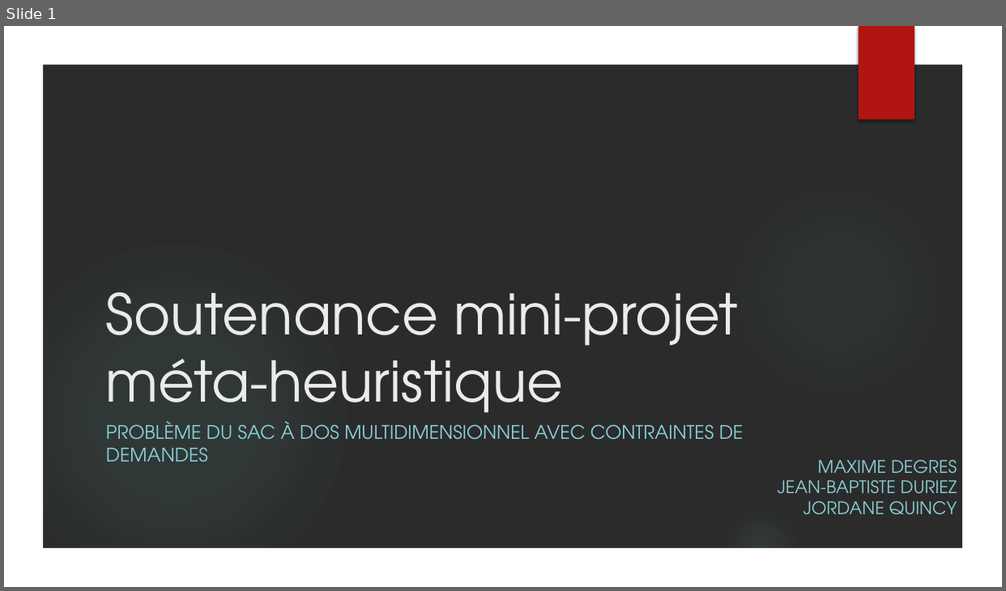
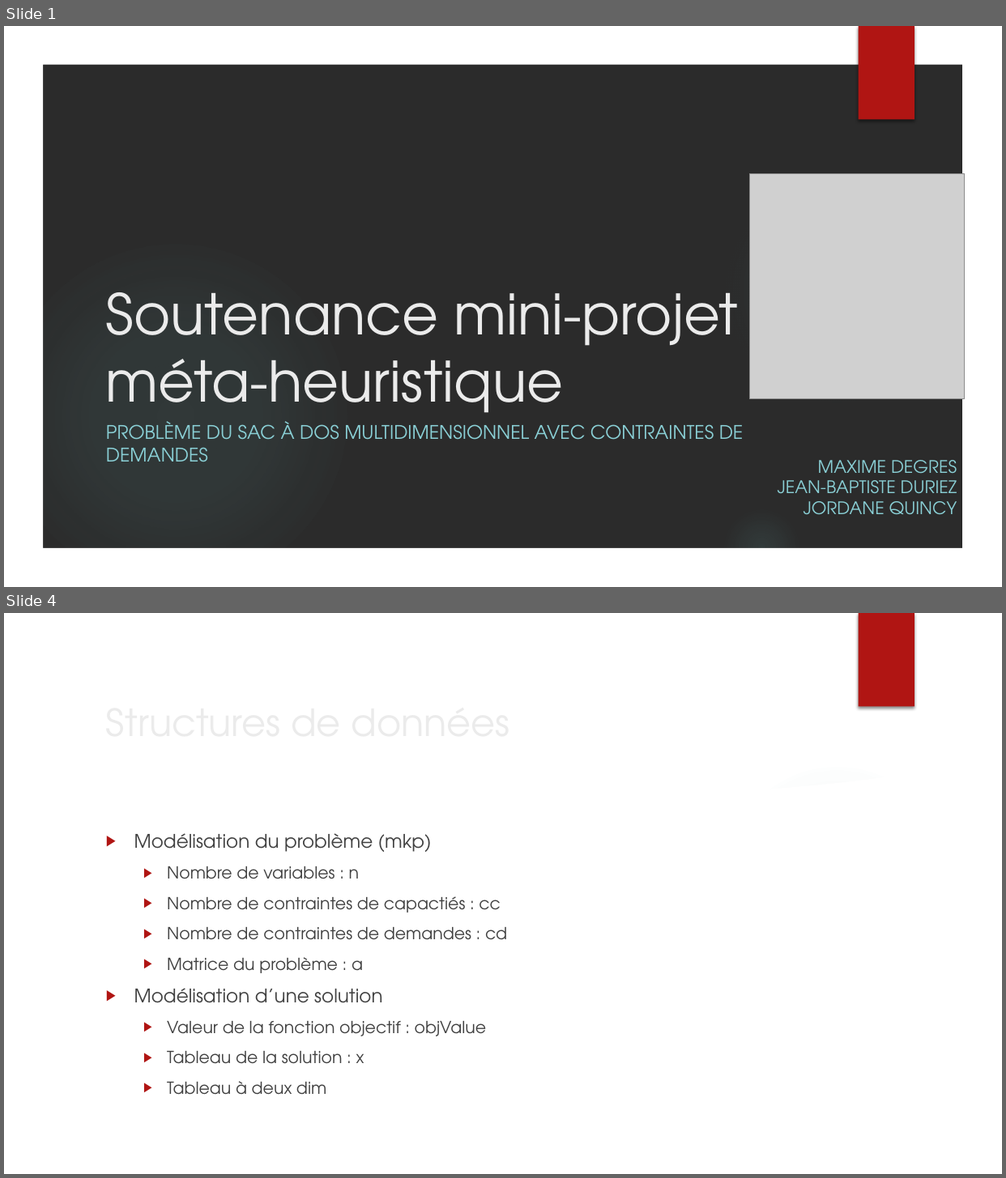
Before and after one commit to jordane-quincy/M2_MetaHeuristique, a slide deck: TP/Soutenance.pptx. Shown one above the other, each under a label of ours: slide 1 before the commit, slides 1 and 4 after it; the slides between them are not shown. The pictures are 1006x591 and 1006x1178 pixels, drawn with LibreOffice and Linux fonts; fonts in the diff are those of the drawing; grey boxes stand for pictures; background and template pictures are left out; a plain dark background stands for a picture behind light text. Boxes give left, top, right and bottom in pixels: in the first picture for what was removed or moved away, otherwise in the second. Text is boxed around its words. In the diff, an @@ line names an element or a change of style, - is before the commit and + after.

```diff
--- a/TP/Soutenance.pptx
+++ b/TP/Soutenance.pptx
@@ slide 4 added at (4, 613, 1002, 1174), background picture (left out); not listed: 5 template elements that a slide beside it also shows @@
@@ title added at (98, 692, 820, 750), 36 pt, text #EBEBEB @@
+Structures de données
@@ freeform shape added at (698, 738, 971, 820), fill #FFFFFF at 20% opacity @@
@@ freeform shape added at (41, 766, 965, 1137), fill #FFFFFF @@
@@ text added at (134, 833, 507, 1095), 16 pt, text #404040 @@
+▶ Modélisation du problème (mkp)
+  ▶ Nombre de variables : n
+  ▶ Nombre de contraintes de capactiés : cc
+  ▶ Nombre de contraintes de demandes : cd
+  ▶ Matrice du problème : a
+▶ Modélisation d’une solution
+  ▶ Valeur de la fonction objectif : objValue
+  ▶ Tableau de la solution : x
+  ▶ Tableau à deux dim
@@ slide 1 changed as well @@
@@ picture added at (750, 173, 965, 399) @@
```
Also in this commit, not shown: 5 other slides added.
